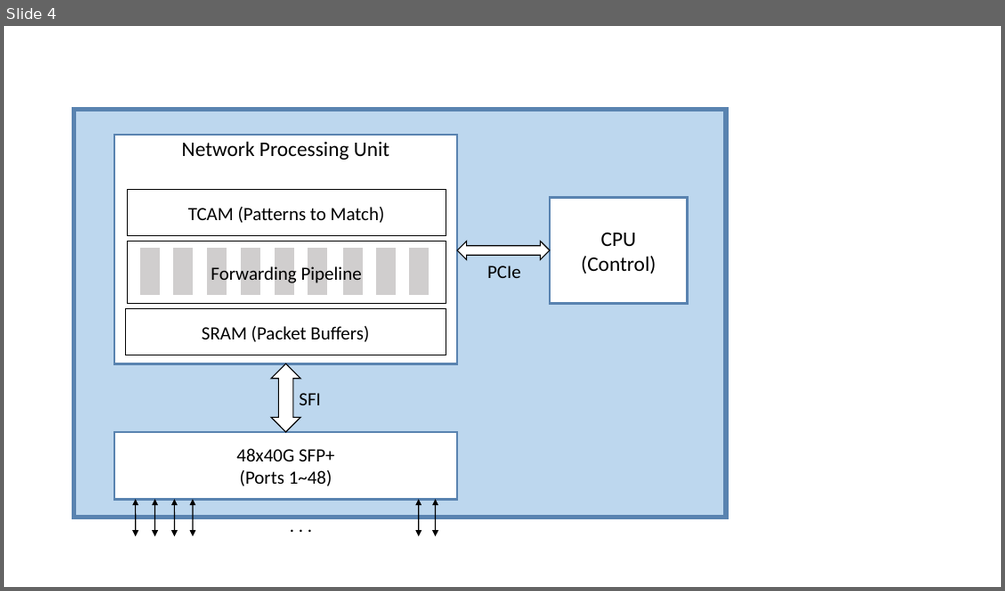
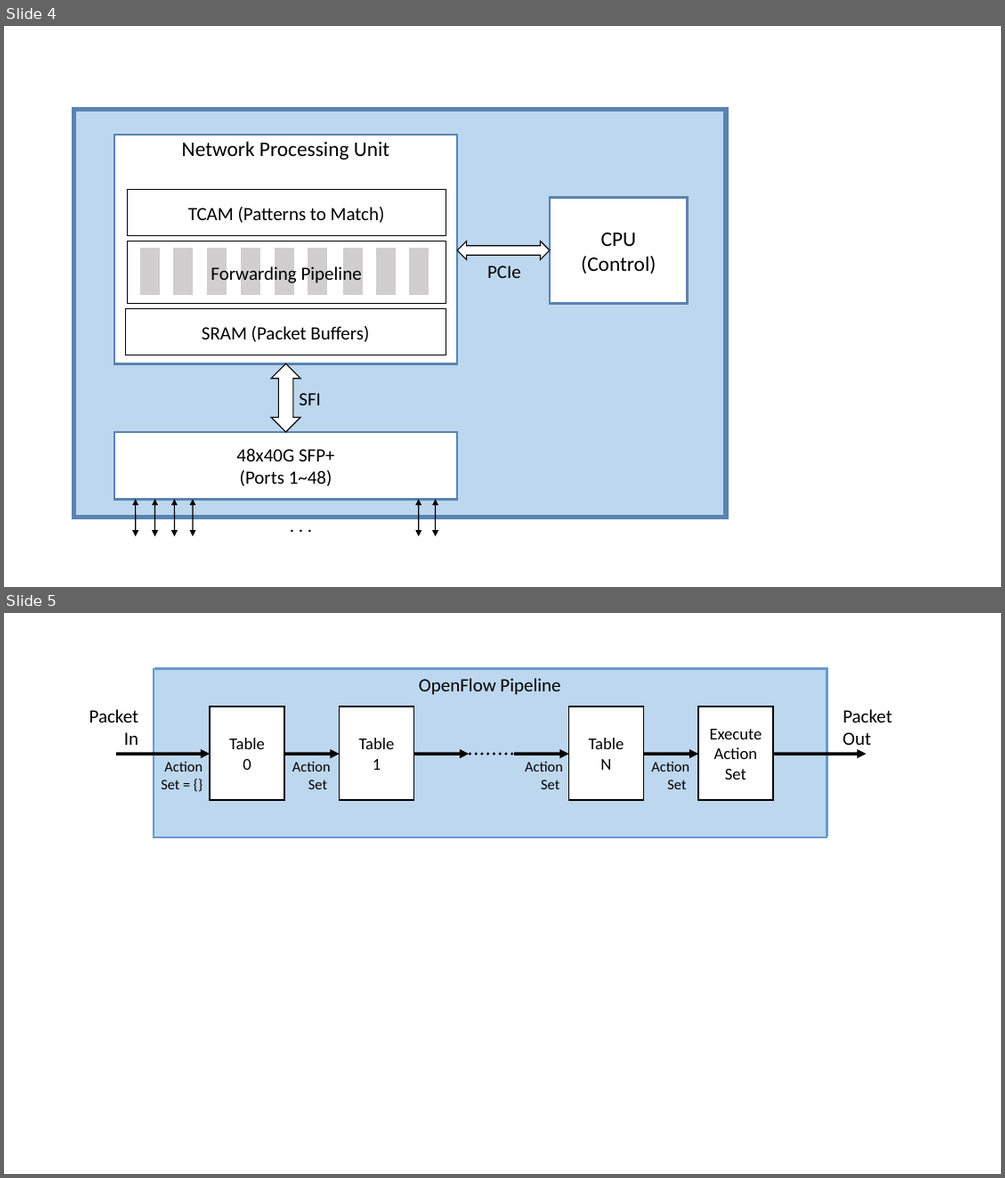
Before and after one commit to SystemsApproach/7E, a slide deck: switches/figures/figures.odp. Shown one above the other, each under a label of ours: slide 4 before the commit, slides 4 and 5 after it. The pictures are 1005x591 and 1005x1178 pixels, drawn with LibreOffice and Linux fonts; fonts in the diff are those of the drawing. Boxes give left, top, right and bottom in pixels: in the first picture for what was removed or moved away, otherwise in the second. Text is boxed around its words. In the diff, an @@ line names an element or a change of style, - is before the commit and + after.

```diff
--- a/switches/figures/figures.odp
+++ b/switches/figures/figures.odp
@@ slide 5 added at (x1=4, y1=613, x2=1001, y2=1174), background #FFFFFF @@
@@ rectangle added at (x1=154, y1=669, x2=826, y2=837), fill #BDD7EE, outline #6A99D0 1.45 pt, 18 pt, text #000000 @@
+OpenFlow Pipeline
@@ text added at (x1=89, y1=709, x2=139, y2=745), 18 pt, text #000000 @@
+Packet
+In
@@ rectangle added at (x1=210, y1=706, x2=284, y2=800), fill #FFFFFF, outline #000000 1.45 pt, 16 pt, text #000000 @@
+Table
+0
@@ rectangle added at (x1=339, y1=706, x2=413, y2=800), fill #FFFFFF, outline #000000 1.45 pt, 16 pt, text #000000 @@
+Table
+1
@@ rectangle added at (x1=568, y1=706, x2=643, y2=800), fill #FFFFFF, outline #000000 1.45 pt, 16 pt, text #000000 @@
+Table
+N
@@ rectangle added at (x1=699, y1=706, x2=774, y2=800), fill #FFFFFF, outline #000000 1.45 pt, 16 pt, text #000000 @@
+Execute
+Action
+Set
@@ text added at (x1=842, y1=709, x2=892, y2=751), 18 pt, text #000000 @@
+Packet
+Out
@@ arrow added from (116, 754) to (210, 754), #000000 2.89 pt @@
@@ text added at (x1=161, y1=762, x2=202, y2=789), 14 pt, text #000000 @@
+Action
+Set = {}
@@ arrow added from (284, 754) to (339, 754), #000000 2.89 pt @@
@@ text added at (x1=292, y1=761, x2=331, y2=789), 14 pt, text #000000 @@
+Action
+Set
@@ arrow added from (413, 754) to (469, 754), #000000 2.89 pt @@
@@ line added from (469, 754) to (514, 754), #000000 2.89 pt dashed @@
@@ arrow added from (514, 754) to (568, 754), #000000 2.89 pt @@
@@ text added at (x1=525, y1=761, x2=563, y2=789), 14 pt, text #000000 @@
+Action
+Set
@@ arrow added from (643, 754) to (699, 754), #000000 2.89 pt @@
@@ text added at (x1=651, y1=762, x2=689, y2=789), 14 pt, text #000000 @@
+Action
+Set
@@ arrow added from (773, 754) to (866, 754), #000000 2.89 pt @@
```
Also in this commit, not shown: 1 other slide added, 5 other files.
